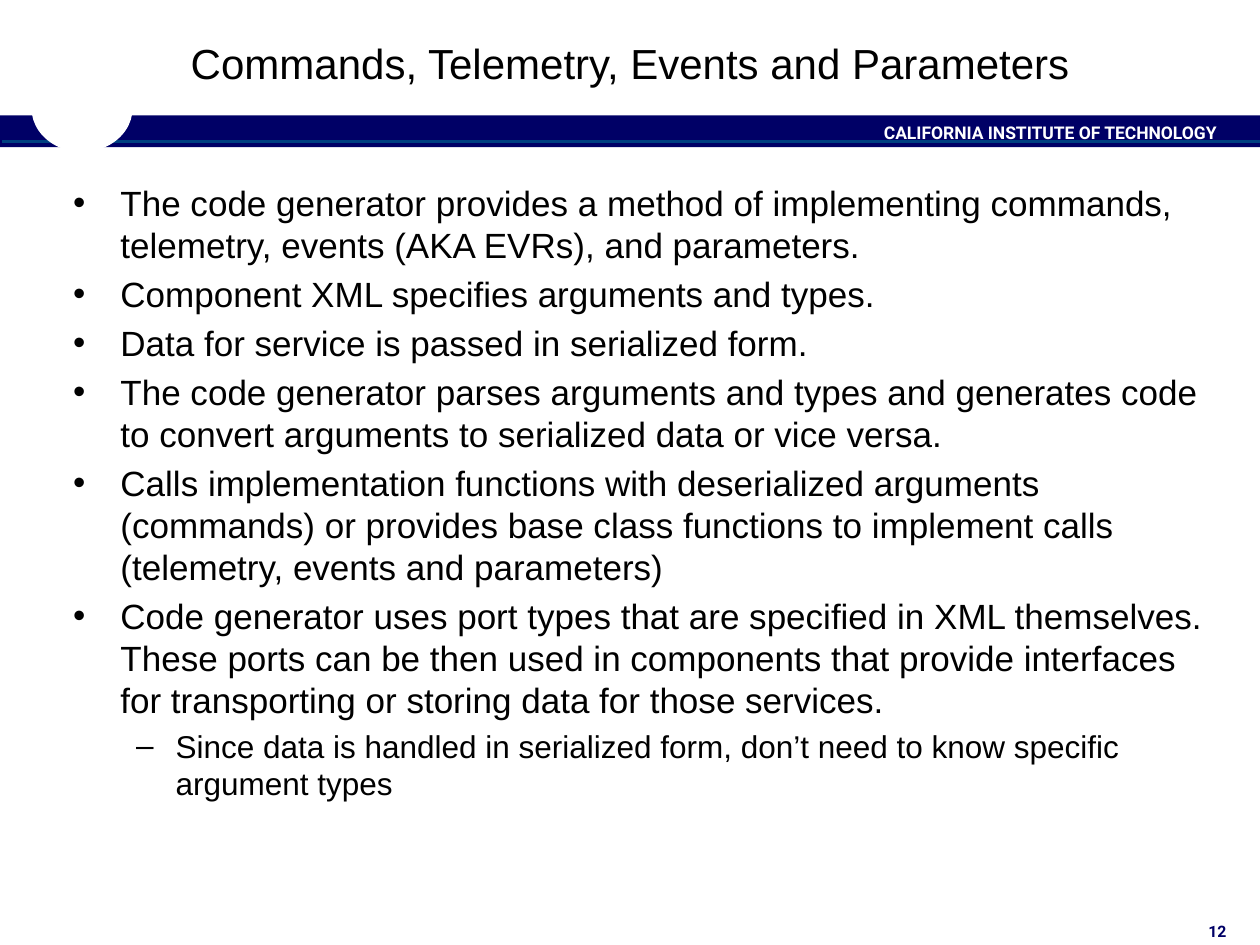
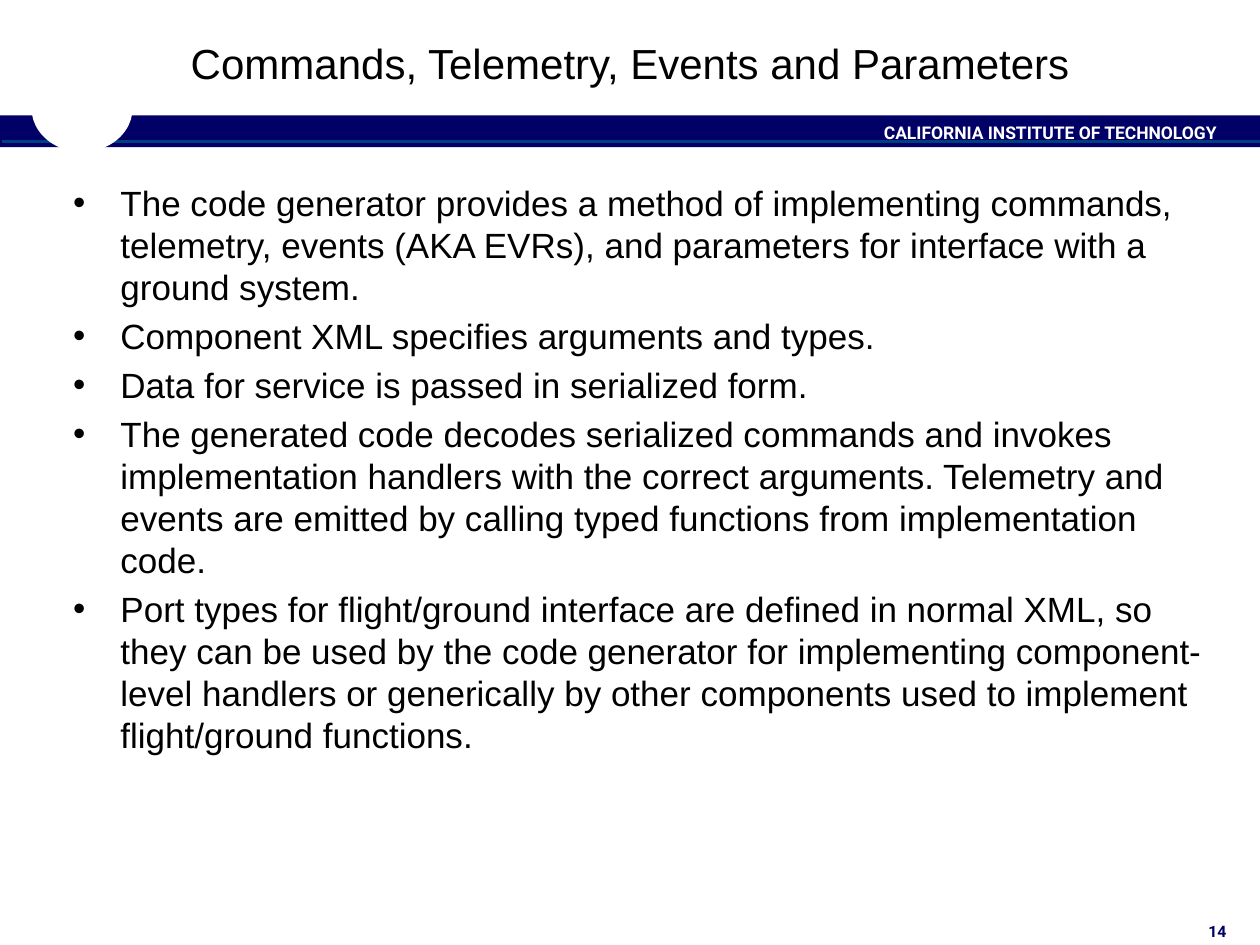
Before and after one commit to christianjeromeilustre/fprime-control, a slide deck: slide 14 of docs/Architecture/FPrimeSoftwareArchitecture.pptx (slide 12 before the commit). Drawn at 1260x945 pixels with LibreOffice and Linux fonts; fonts in the diff are those of the drawing; background and template pictures are left out. Boxes give left, top, right and bottom in pixels: in the first picture for what was removed or moved away, otherwise in the second. Text is boxed around its words. In the diff, an @@ line names an element or a change of style, - is before the commit and + after.

```diff
--- a/docs/Architecture/FPrimeSoftwareArchitecture.pptx
+++ b/docs/Architecture/FPrimeSoftwareArchitecture.pptx
@@ text at [120, 190, 1172, 307]: text changed @@
-• The code generator provides a method of implementing commands, telemetry, events (AKA EVRs), and parameters.
+• The code generator provides a method of implementing commands, telemetry, events (AKA EVRs), and parameters for interface with a ground system.
@@ text at [120, 421, 1201, 755]: text changed @@
-• The code generator parses arguments and types and generates code to convert arguments to serialized data or vice versa.
-• Calls implementation functions with deserialized arguments (commands) or provides base class functions to implement calls (telemetry, events and parameters)
-• Code generator uses port types that are specified in XML themselves. These ports can be then used in components that provide interfaces for transporting or storing data for those services.
-  – Since data is handled in serialized form, don’t need to know specific argument types
+• The generated code decodes serialized commands and invokes implementation handlers with the correct arguments. Telemetry and events are emitted by calling typed functions from implementation code.
+• Port types for flight/ground interface are defined in normal XML, so they can be used by the code generator for implementing component-level handlers or generically by other components used to implement flight/ground functions.
@@ page number at [1208, 925, 1226, 937]: text changed @@
-12
+14
```
Also in this commit, not shown: 20 other slides changed, 7 slides added.
